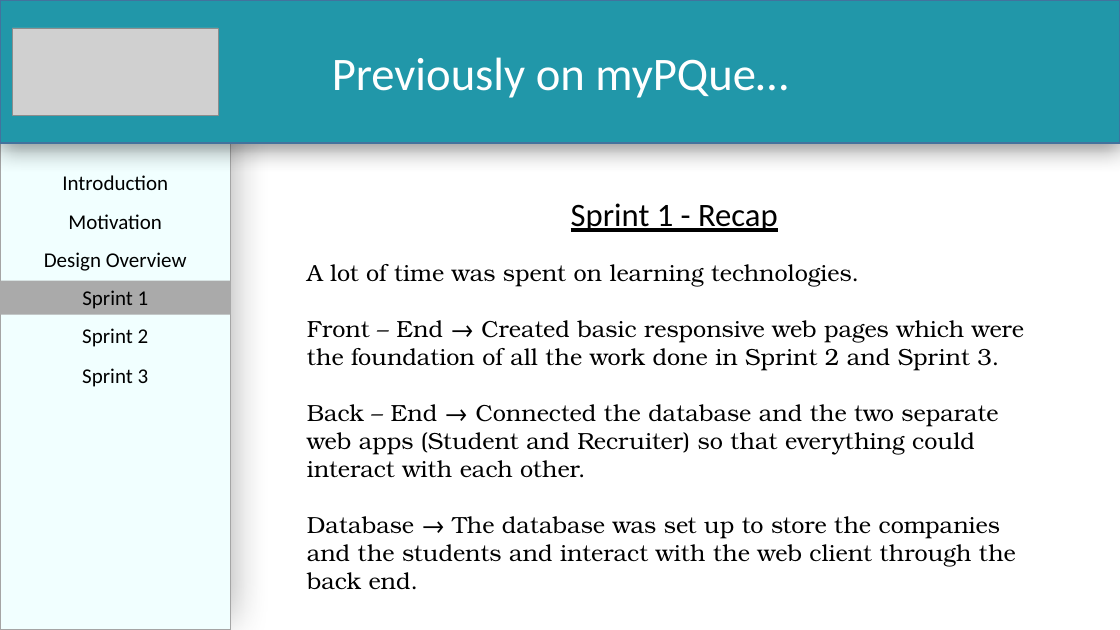
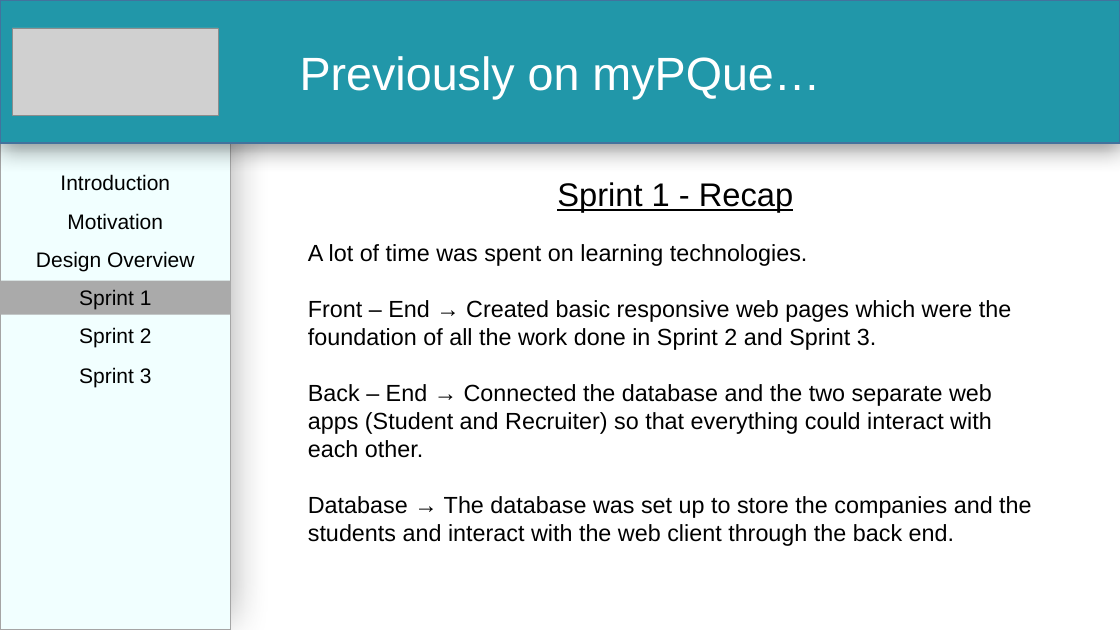
Before and after one commit to PalinaRawat/MyPQue, a slide deck: slide 7 of Documents/Team 7 - Sprint 3 Presentation.pptx (slide 8 before the commit). Drawn at 1120x630 pixels with LibreOffice and Linux fonts; fonts in the diff are those of the drawing; grey boxes stand for pictures. Boxes give left, top, right and bottom in pixels: in the first picture for what was removed or moved away, otherwise in the second. Text is boxed around its words. In the diff, an @@ line names an element or a change of style, - is before the commit and + after.

```diff
--- a/Documents/Team 7 - Sprint 3 Presentation.pptx
+++ b/Documents/Team 7 - Sprint 3 Presentation.pptx
@@ text "Sprint 1 - Recap": place and size @@
-text "Sprint 1 - Recap" at bbox=[307, 203, 1024, 590]
+text "Sprint 1 - Recap" at bbox=[308, 182, 1031, 546]
@@ text "Sprint 1 - Recap" at bbox=[308, 182, 1031, 546]: font Calibri to Arial in "Sprint 1 - Recap"; font TeX Gyre Bonum to Arial @@
@@ font Calibri to Arial in 7 elements at bbox=[0, 0, 1120, 143], bbox=[60, 174, 170, 191], bbox=[67, 213, 163, 230], bbox=[36, 251, 194, 272], bbox=[0, 281, 231, 314], bbox=[79, 327, 152, 348], bbox=[79, 367, 152, 388] @@
```
Also in this commit, not shown: 9 other slides changed, 8 slides added, 1 other file.
